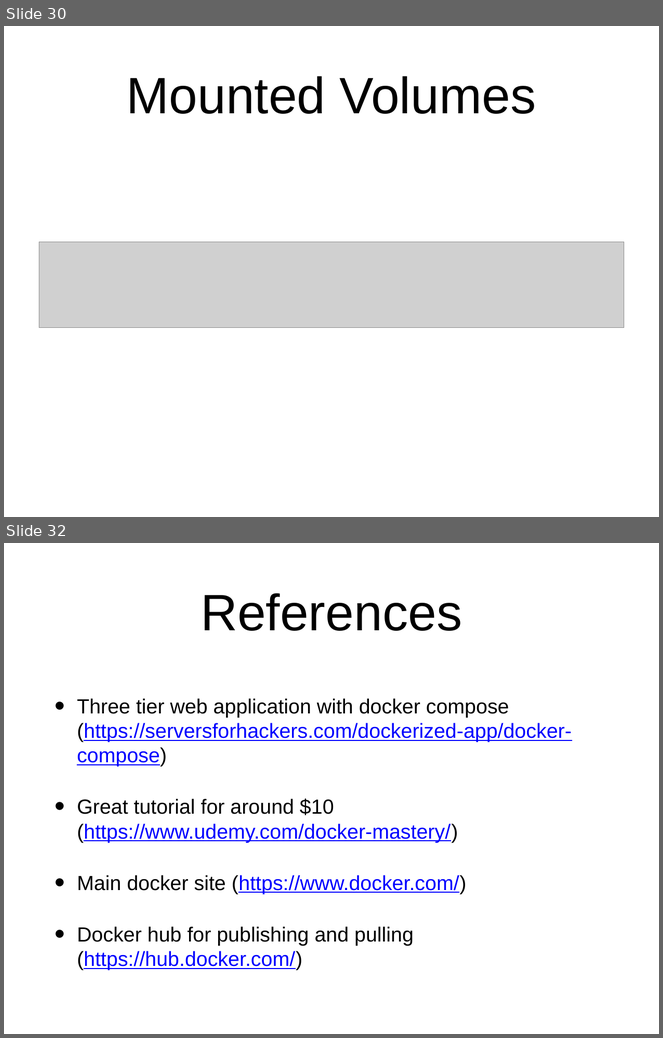
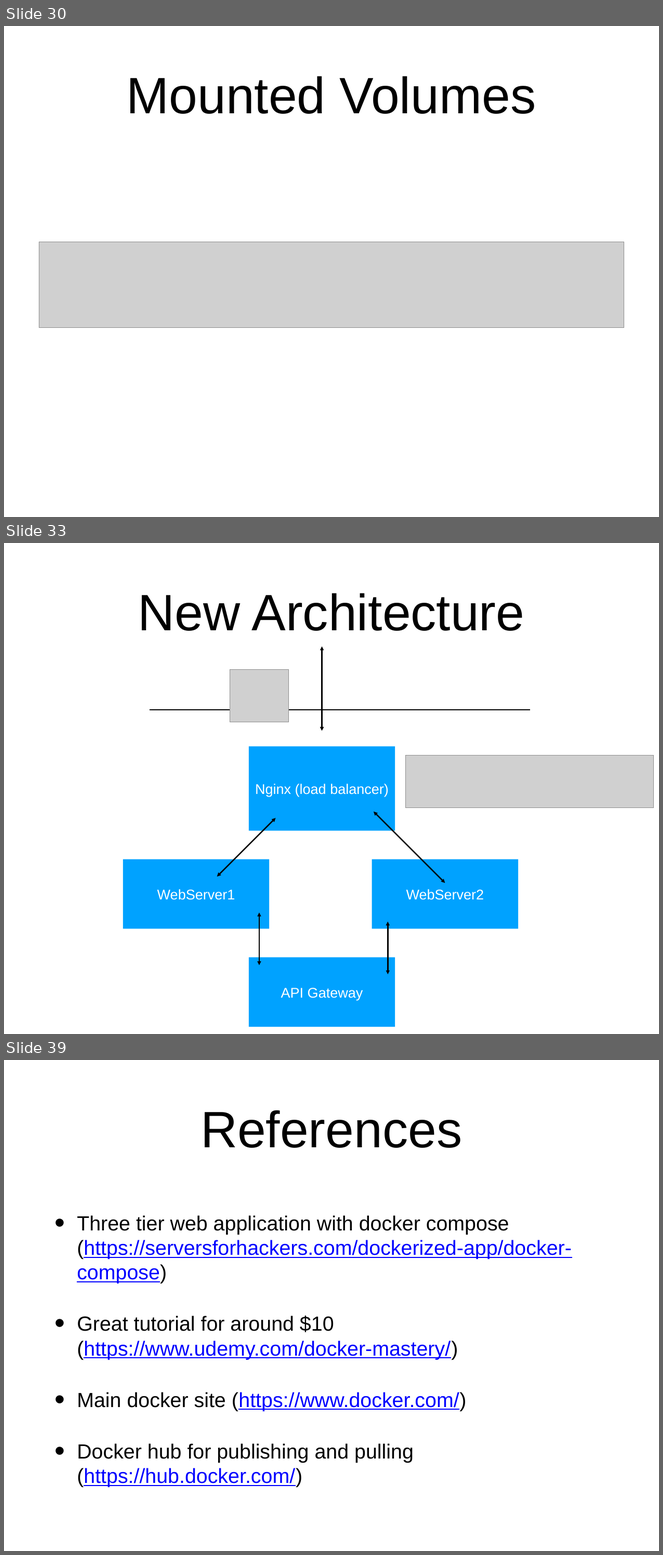
Before and after one commit to ASTApplicationWorkGroup/dockertutorial_part1, a slide deck: docker.pptx. Shown one above the other, each under a label of ours: slides 30 and 32 before the commit, slides 30, 33 and 39 after it; the slides between them are not shown. The pictures are 663x1038 and 663x1555 pixels, drawn with LibreOffice and Linux fonts; fonts in the diff are those of the drawing; grey boxes stand for pictures. Boxes give left, top, right and bottom in pixels: in the first picture for what was removed or moved away, otherwise in the second. Text is boxed around its words. In the diff, an @@ line names an element or a change of style, - is before the commit and + after.

```diff
--- a/docker.pptx
+++ b/docker.pptx
@@ slide 33 added at [4, 543, 659, 1034], background #FFFFFF @@
@@ title added at [138, 593, 525, 631], 80 pt, text #000000 @@
+New Architecture
@@ double arrow added from (322, 731) to (322, 646), #000000 2 pt @@
@@ picture added at [230, 669, 288, 722] @@
@@ line added from (150, 710) to (530, 710), #000000 2 pt @@
@@ rectangle added at [249, 747, 395, 831], fill #00A2FF @@
@@ picture added at [406, 755, 653, 808] @@
@@ text added at [255, 784, 389, 797], 22 pt, text #FFFFFF @@
+Nginx (load balancer)
@@ double arrow added from (217, 877) to (276, 818), #000000 2 pt @@
@@ double arrow added from (445, 884) to (374, 812), #000000 2 pt @@
@@ rectangle added at [123, 860, 269, 929], fill #00A2FF @@
@@ rectangle added at [372, 860, 519, 929], fill #00A2FF @@
@@ text added at [157, 889, 235, 900], 22 pt, text #FFFFFF @@
+WebServer1
@@ text added at [406, 889, 484, 900], 22 pt, text #FFFFFF @@
+WebServer2
@@ double arrow added from (259, 966) to (259, 913), #000000 2 pt @@
@@ double arrow added from (388, 975) to (388, 922), #000000 2 pt @@
@@ rectangle added at [249, 957, 395, 1027], fill #00A2FF @@
@@ text added at [281, 988, 363, 1001], 22 pt, text #FFFFFF @@
+API Gateway
@@ what was slide 32 is now slide 39 @@
```
Also in this commit, not shown: 11 slides changed, 6 other slides added.
